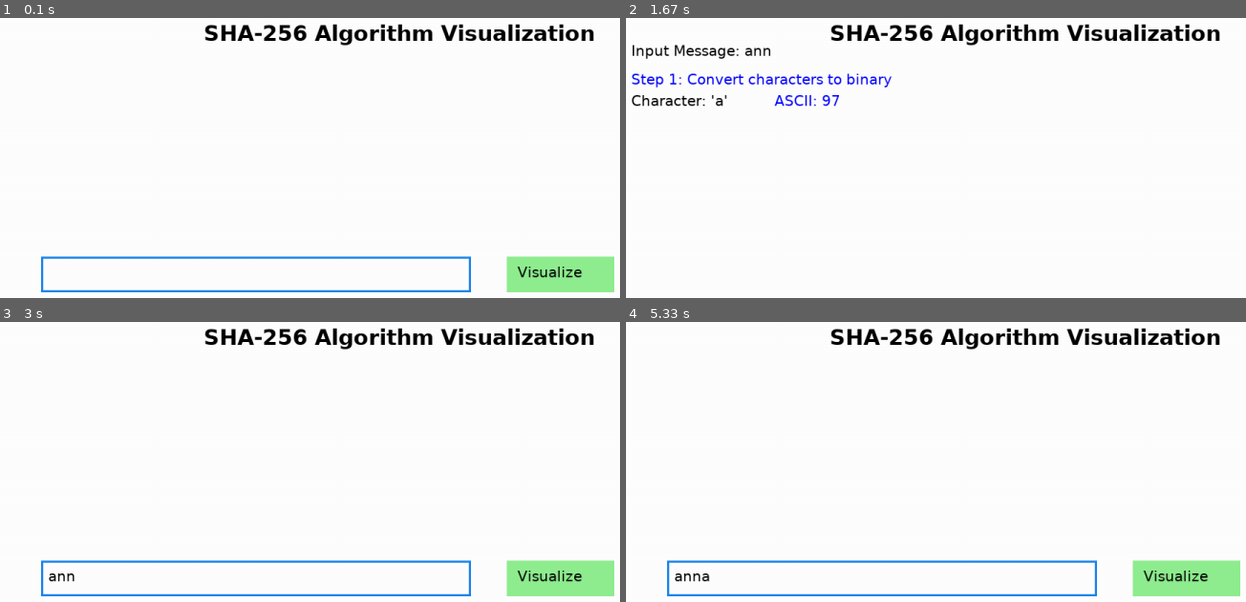
Above: before the commit, frames 1-4 (two rows, left to right).
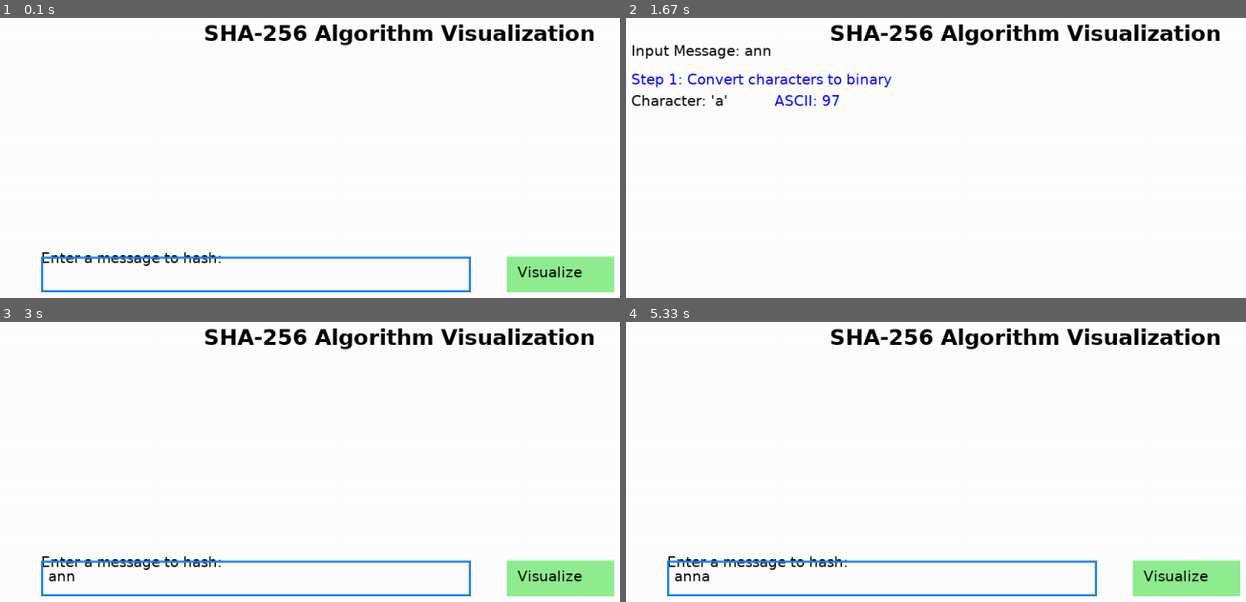
Above: after the commit, the same moments.

Repository: phuoctt03/linhtinh
Game: pygame game, started from done.py
The game is run twice, just before and just after one commit, with the same random seed, the same clock (stepped at 60 frames per second) and the same inputs.
Inputs:
- Up to frame 1 (0.1 s): no input
- Up to frame 2 (1.67 s): type "ann" at 0.33 s; tap Enter at 0.67 s; hold Right 0.88-1.35 s
- Up to frame 3 (3 s): hold Left 1.98-2.52 s; tap Enter at 2.55 s; hold Left from 2.88 s (still down)
- Up to frame 4 (5.33 s): release Left at 3.28 s; click "Visualize" at 4.03 s; hold Left 4.32-4.78 s; type "a" at 5.32 s

The runs differ from the first frame. In frame 1, 0.5% of the frame differs, in the area x 6-36%, y 83-89%; in frame 2, nothing differs; in frame 3, 0.5%; in frame 4, 0.5%.

Commit message:
fix font

Diff:
--- a/done.py
+++ b/done.py
@@ -166,6 +166,8 @@
             self.text = self.message
             txt_surface = font.render(self.text, True, pygame.Color('black'))
             width = max(600, txt_surface.get_width() + 10)
+            text = font.render("Enter a message to hash:", True, BLACK)
+            screen.blit(text, (self.input_box.x , self.input_box.y - 10))
             self.input_box.w = width
             screen.blit(txt_surface, (self.input_box.x + 10, self.input_box.y + 10))
             pygame.draw.rect(screen, self.color, self.input_box, 3)
